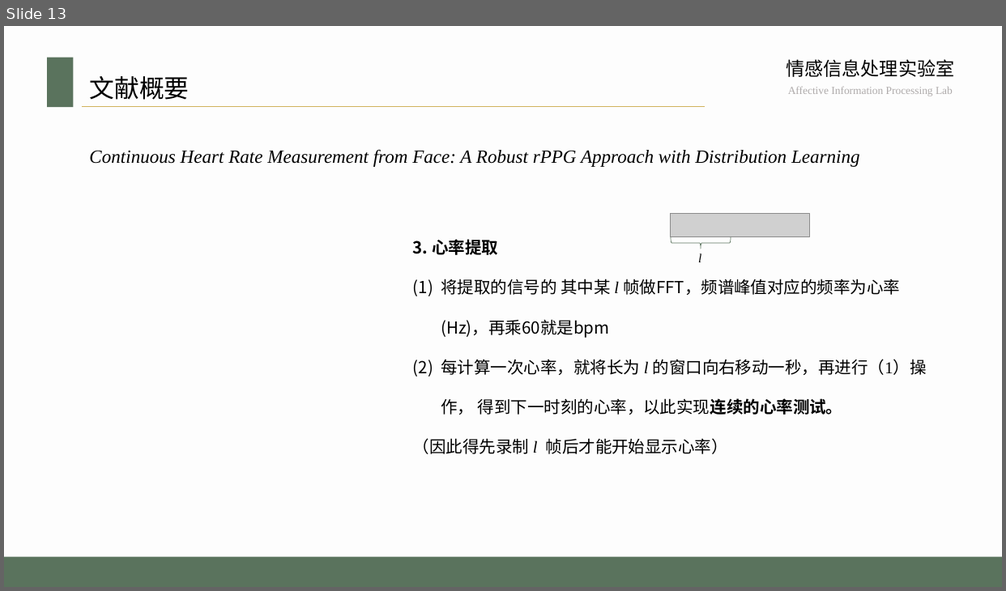
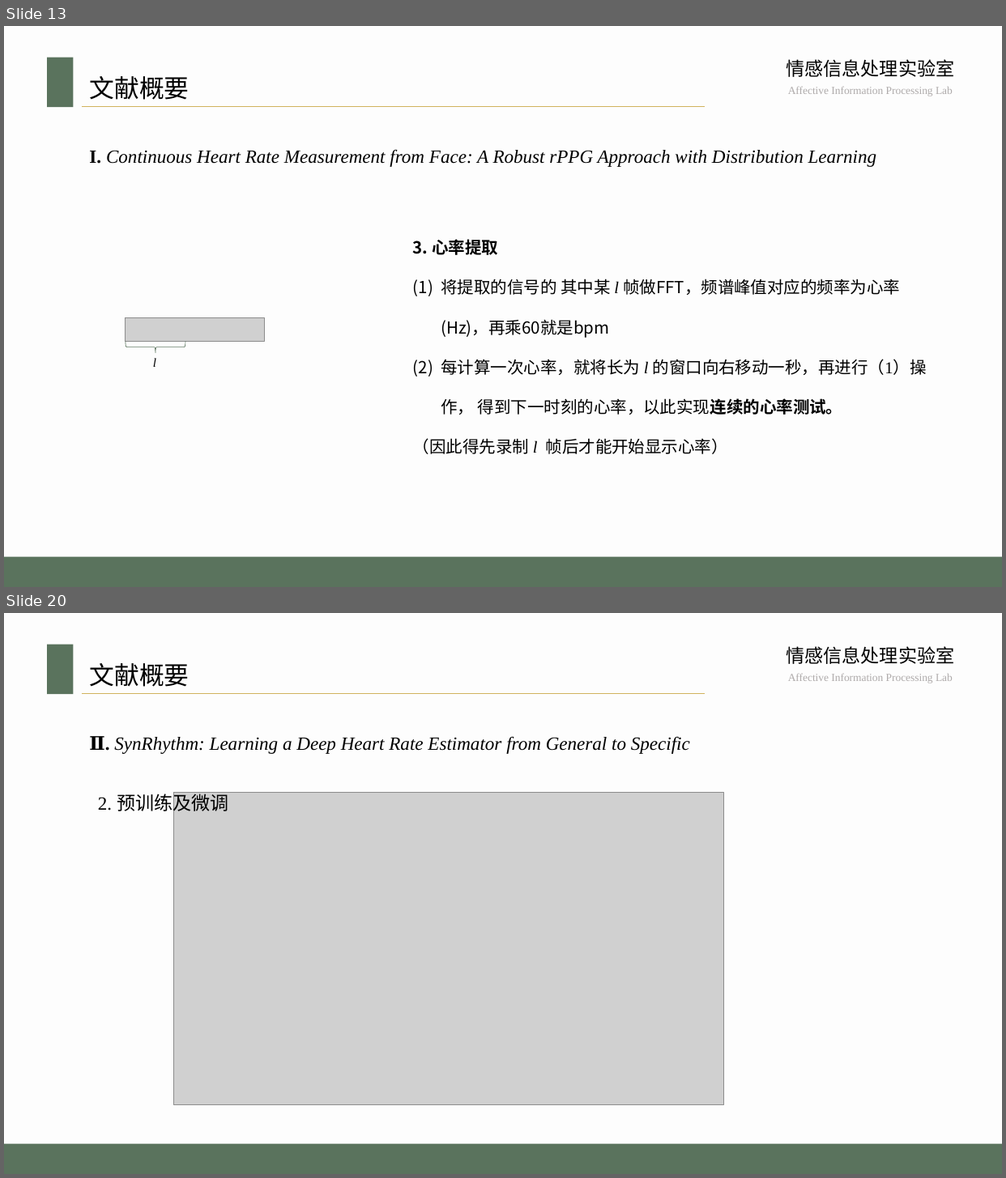
Before and after one commit to whatcarp/rppgrppg, a slide deck: 东大模板.pptx. Shown one above the other, each under a label of ours: slide 13 before the commit, slides 13 and 20 after it; the slides between them are not shown. The pictures are 1006x591 and 1006x1178 pixels, drawn with LibreOffice and Linux fonts; fonts in the diff are those of the drawing; grey boxes stand for pictures; background and template pictures are left out. Boxes give left, top, right and bottom in pixels: in the first picture for what was removed or moved away, otherwise in the second. Text is boxed around its words. In the diff, an @@ line names an element or a change of style, - is before the commit and + after.

```diff
--- a/东大模板.pptx
+++ b/东大模板.pptx
@@ slide 20 added at (4,613,1002,1174), background #E7E6E6 at 5% opacity; not listed: 5 template elements that a slide beside it also shows @@
@@ title added at (89,663,189,687), 24 pt, text #000000 @@
+文献概要
@@ text added at (89,736,690,754), 18 pt, text #000000, italic @@
+Ⅱ. SynRhythm: Learning a Deep Heart Rate Estimator from General to Specific
@@ text added at (98,790,229,814), 18 pt, text #000000 @@
+2. 预训练及微调
@@ picture added at (174,793,723,1105) @@
@@ slide 13 changed as well @@
@@ text at (89,149,877,167): text changed @@
-Continuous Heart Rate Measurement from Face: A Robust rPPG Approach with Distribution Learning
+I. Continuous Heart Rate Measurement from Face: A Robust rPPG Approach with Distribution Learning
@@ 1 picture, 1 text, 1 right brace: place and size @@
-1 picture, 1 text, 1 right brace at (671,214,809,263)
+1 picture, 1 text, 1 right brace at (126,318,264,367)
```
Also in this commit, not shown: 8 other slides changed, 15 other slides added.
